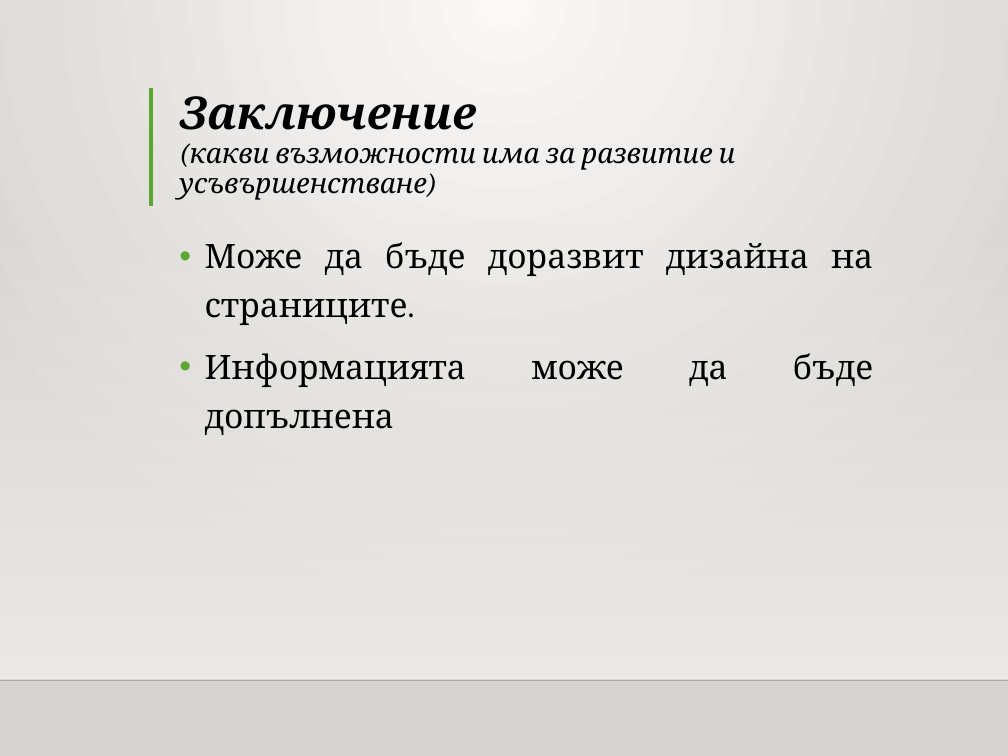
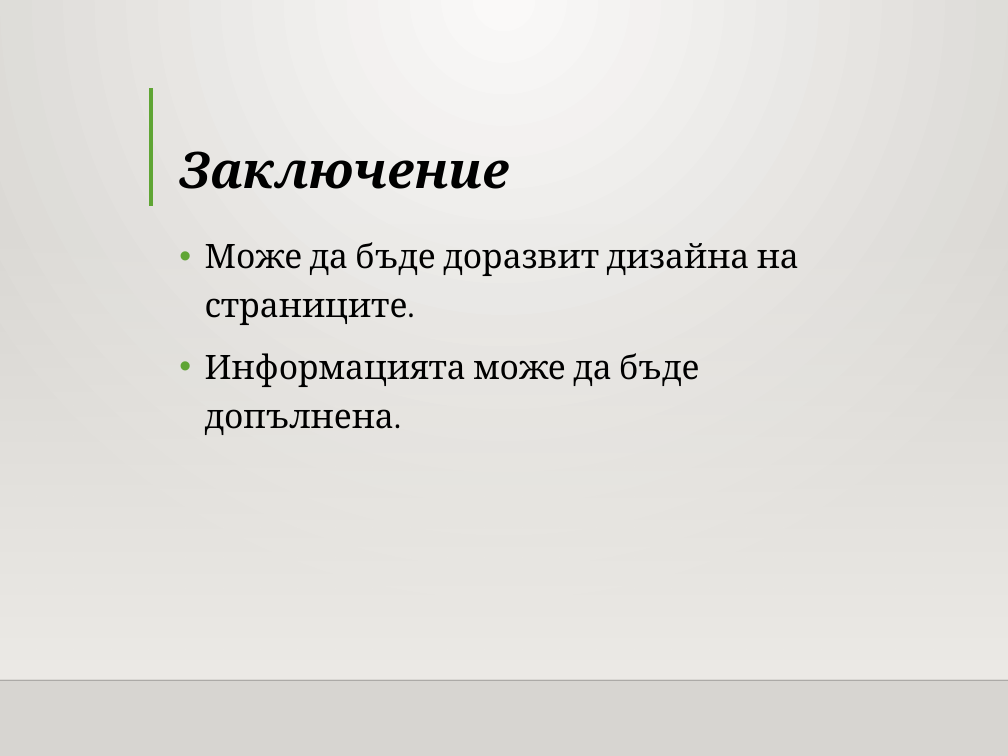
Before and after one commit to Foloundev/kompSistemaUchilishte, a slide deck: slide 7 of Predstaviane_na_proekt.pptx. Drawn at 1008x756 pixels with LibreOffice and Linux fonts; fonts in the diff are those of the drawing; background and template pictures are left out. Boxes give left, top, right and bottom in pixels: in the first picture for what was removed or moved away, otherwise in the second. Text is boxed around its words. In the diff, an @@ line names an element or a change of style, - is before the commit and + after.

```diff
--- a/Predstaviane_na_proekt.pptx
+++ b/Predstaviane_na_proekt.pptx
@@ title at <box>179,151,509,189</box>: text changed; size 19.8 to 36 pt; bold on @@
-Заключение
-(какви възможности има за развитие и усъвършенстване)
+Заключение
@@ text at <box>205,242,799,325</box>: alignment justified to left @@
@@ text at <box>205,353,699,435</box>: text changed @@
-• Информацията може да бъде допълнена
+• Информацията може да бъде допълнена.
```
Also in this commit, not shown: 5 other slides changed, 11 other files.
